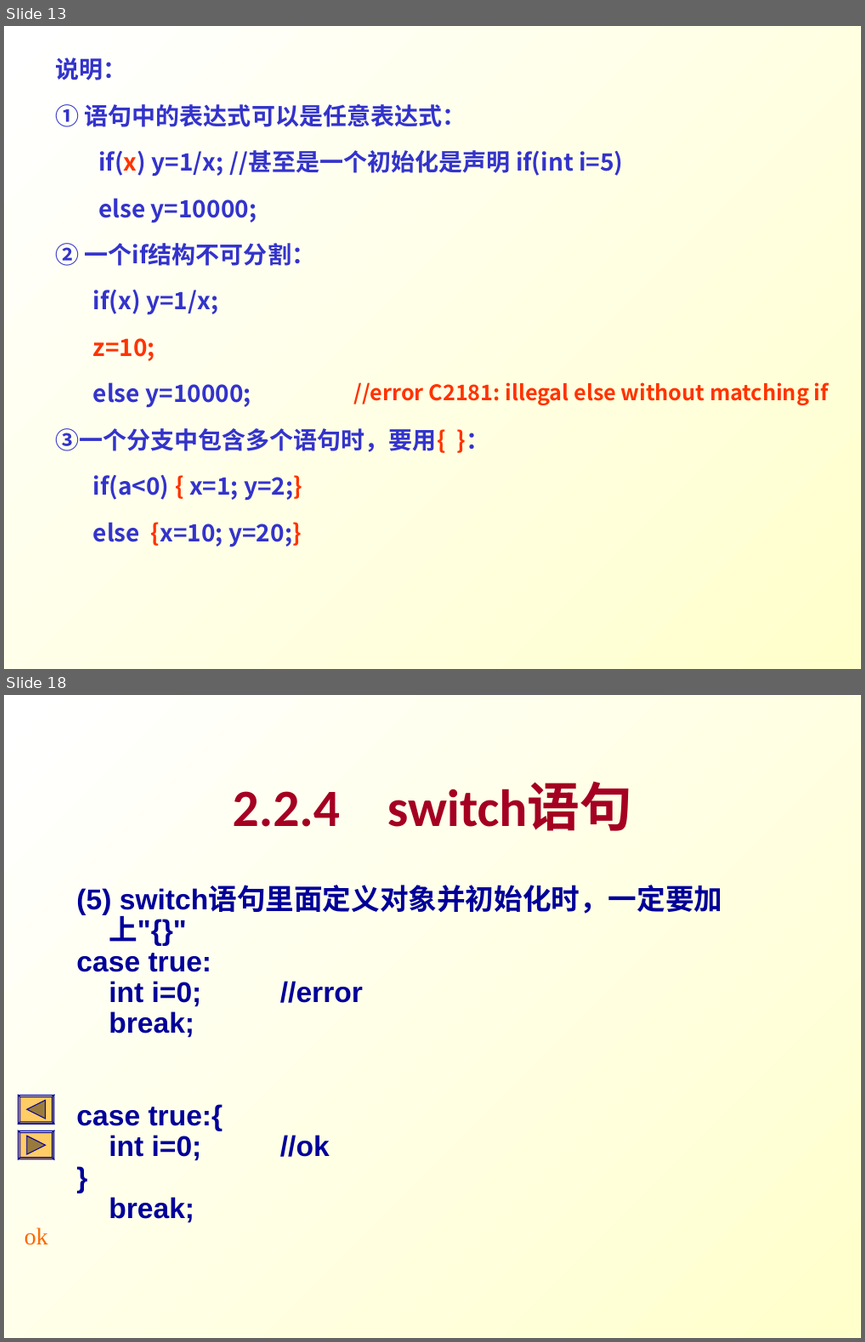
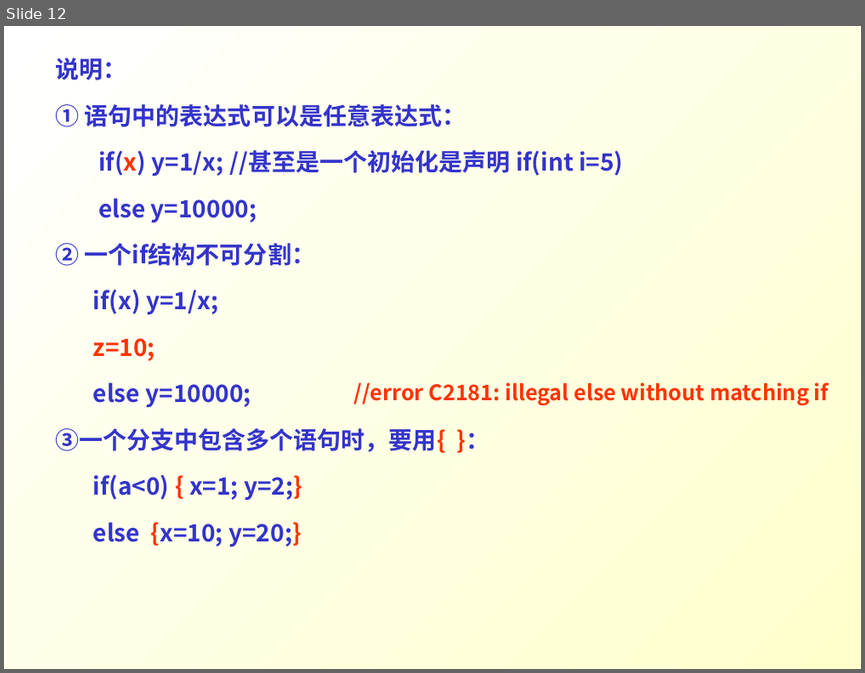
Before and after one commit to Changhe160/Changhe160.github.io, a slide deck: teachingRes/Cplusplus/unit02控制结构.ppt. Shown one above the other, each under a label of ours: slides 13 and 18 before the commit, slide 12 after it; the slides between them are not shown. The pictures are 865x1342 and 865x673 pixels, drawn with LibreOffice and Linux fonts; fonts in the diff are those of the drawing. Boxes give left, top, right and bottom in pixels: in the first picture for what was removed or moved away, otherwise in the second. Text is boxed around its words. In the diff, an @@ line names an element or a change of style, - is before the commit and + after.

```diff
--- a/teachingRes/Cplusplus/unit02控制结构.ppt
+++ b/teachingRes/Cplusplus/unit02控制结构.ppt
@@ slide 18 removed at [4, 695, 861, 1338], background gradient #FFFFFF to #FFFFCC @@
@@ title removed at [233, 783, 632, 831] @@
-2.2.4 switch语句
@@ text removed at [76, 886, 722, 1161] @@
-(5) switch语句里面定义对象并初始化时，一定要加上"{}"
-case true:
-int i=0; //error
-break;
-case true:{
-int i=0; //ok
-}
-break;
@@ freeform shape removed at [18, 1095, 54, 1123] @@
@@ freeform shape removed at [18, 1130, 54, 1158] @@
@@ text removed at [24, 1227, 48, 1245] @@
-ok
@@ what was slide 13 is now slide 12 @@
```
Also in this commit, not shown: 16 slides changed, 1 other file.
